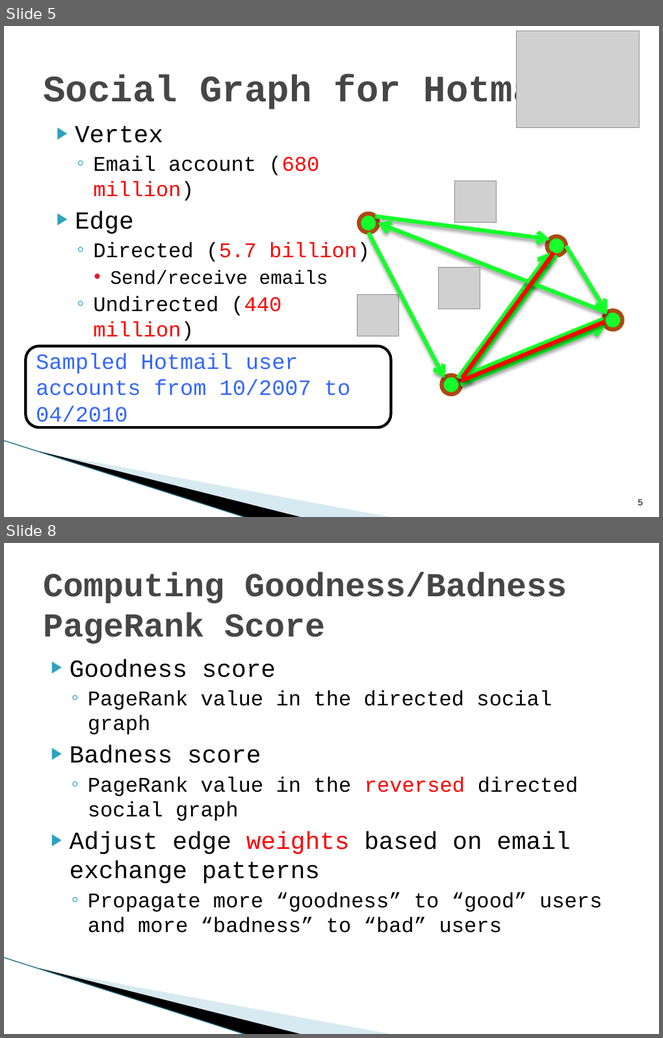
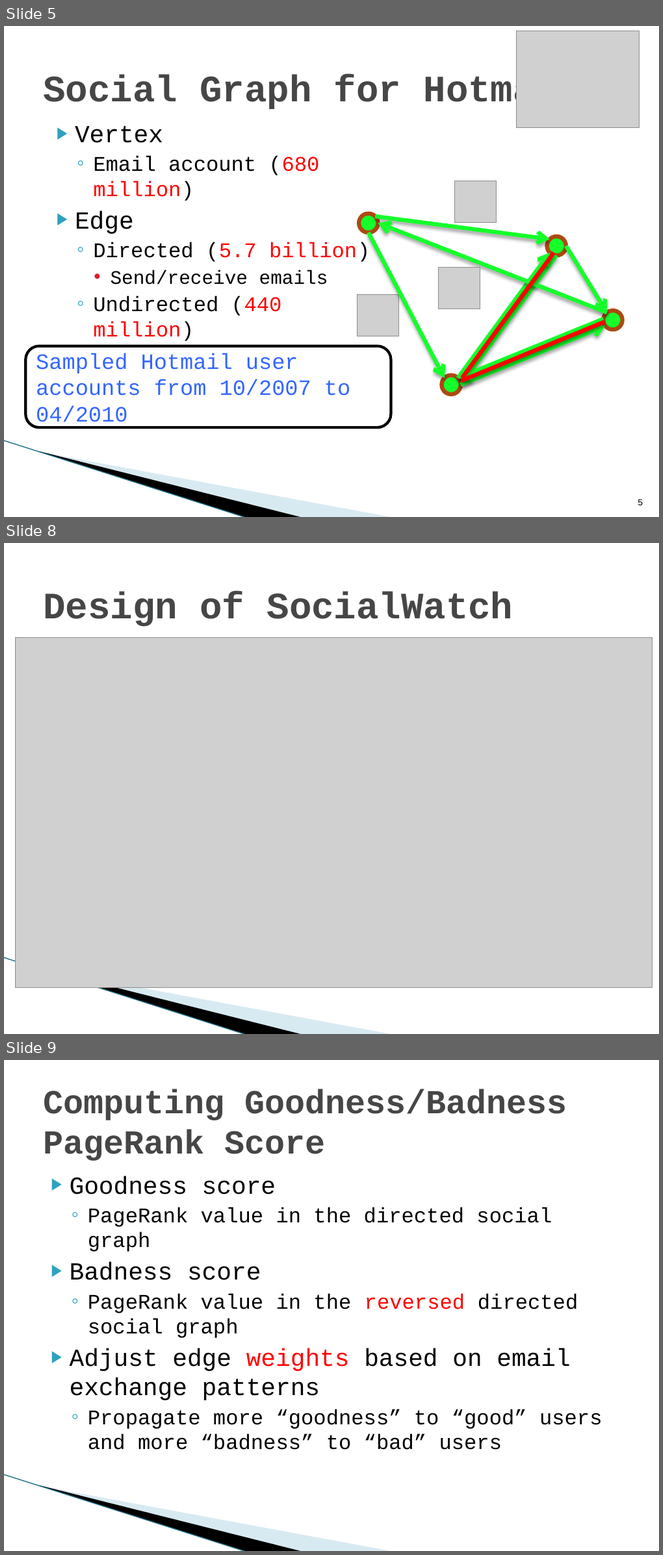
Before and after one commit to quietbamboo/homepage, a slide deck: slides/asiaccs_socialwatch.pptx. Shown one above the other, each under a label of ours: slides 5 and 8 before the commit, slides 5, 8 and 9 after it; the slides between them are not shown. The pictures are 663x1038 and 663x1555 pixels, drawn with LibreOffice and Linux fonts; fonts in the diff are those of the drawing; grey boxes stand for pictures; background and template pictures are left out. Boxes give left, top, right and bottom in pixels: in the first picture for what was removed or moved away, otherwise in the second. Text is boxed around its words. In the diff, an @@ line names an element or a change of style, - is before the commit and + after.

```diff
--- a/slides/asiaccs_socialwatch.pptx
+++ b/slides/asiaccs_socialwatch.pptx
@@ slide 8 added at bbox=[4, 543, 659, 1034], background #FFFFFF; not listed: 3 template elements that a slide beside it also shows @@
@@ title added at bbox=[43, 591, 514, 626], 41 pt, text #464646, bold @@
+Design of SocialWatch
@@ picture added at bbox=[16, 637, 653, 988] @@
@@ what was slide 8 is now slide 9 @@
```
Also in this commit, not shown: 8 slides changed, 1 other slide added.
